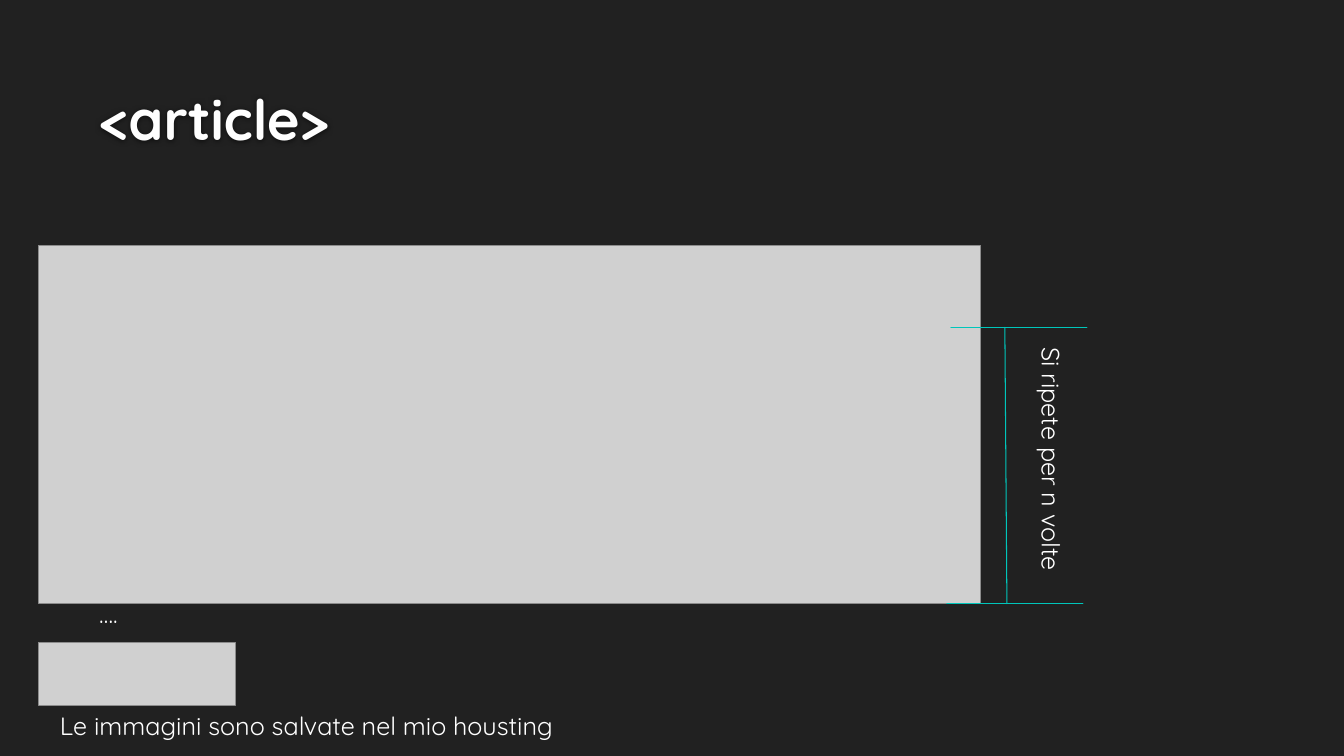
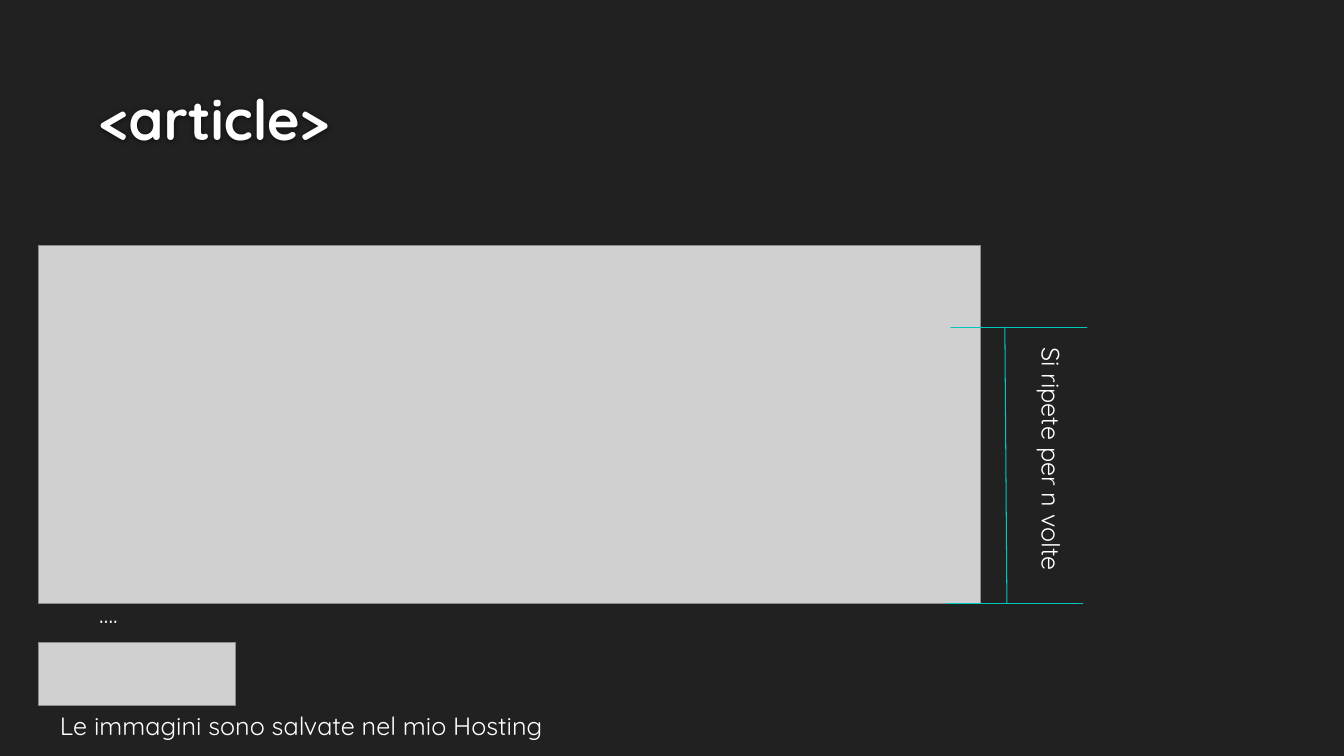
Before and after one commit to nickali00/mhw1, a slide deck: slide 6 of mhw1.pptx. Drawn at 1344x756 pixels with LibreOffice and Linux fonts; fonts in the diff are those of the drawing; grey boxes stand for pictures; background and template pictures are left out. Boxes give left, top, right and bottom in pixels: in the first picture for what was removed or moved away, otherwise in the second. Text is boxed around its words. In the diff, an @@ line names an element or a change of style, - is before the commit and + after.

```diff
--- a/mhw1.pptx
+++ b/mhw1.pptx
@@ text at <box>60,716,542,740</box>: text changed @@
-Le immagini sono salvate nel mio housting
+Le immagini sono salvate nel mio Hosting
```
